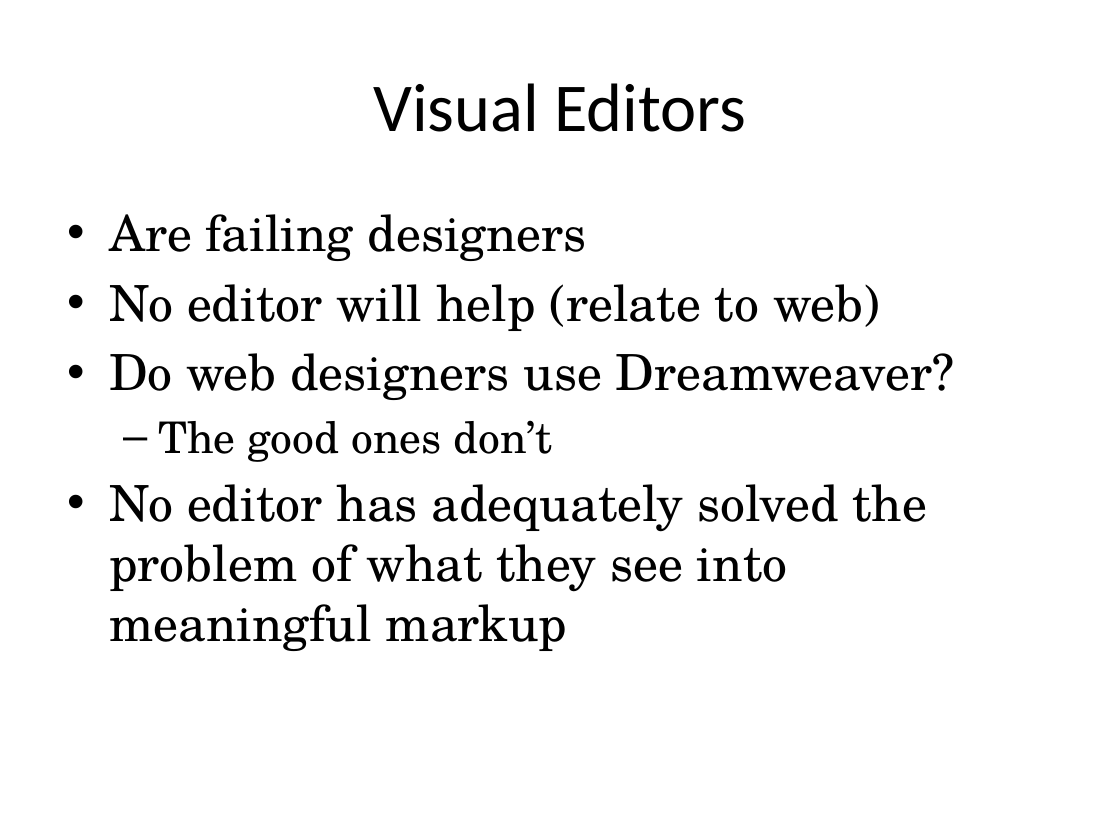
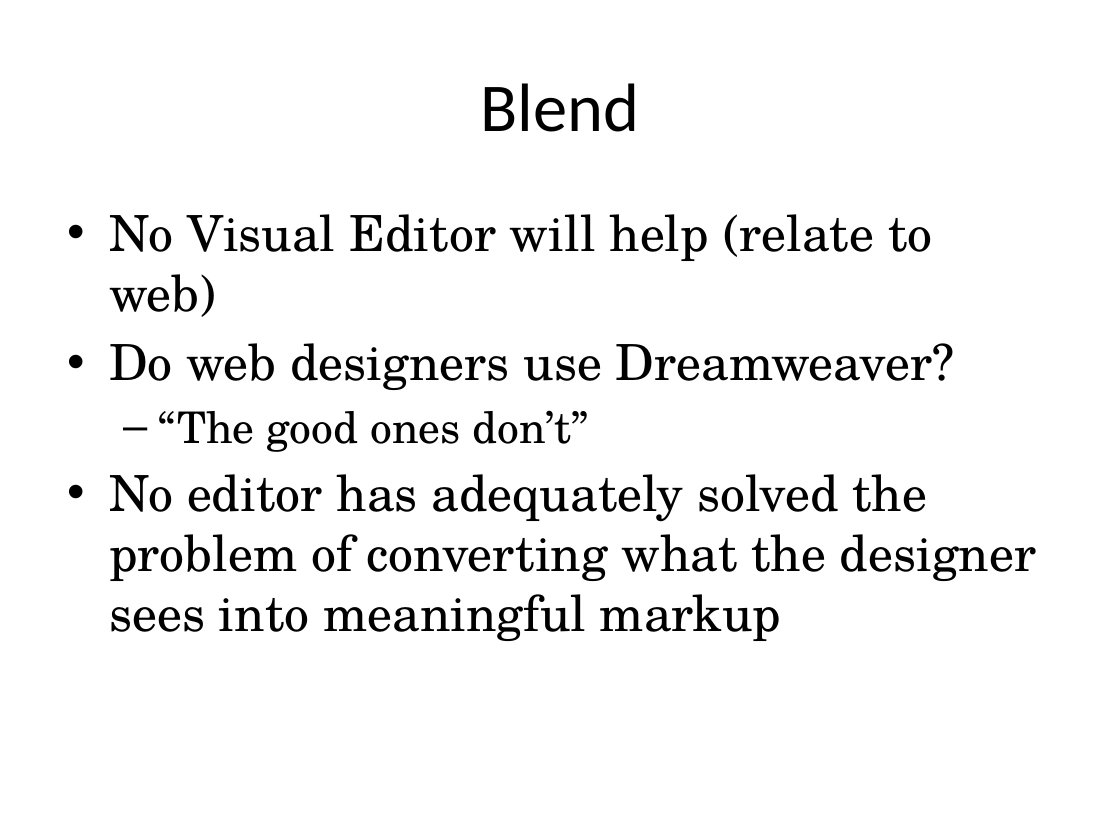
Before and after one commit to RookieOne/JBsWpfExamples, a slide deck: slide 54 of Adv WPF Workshop.pptx. Drawn at 1120x840 pixels with LibreOffice and Linux fonts; fonts in the diff are those of the drawing. Boxes give left, top, right and bottom in pixels: in the first picture for what was removed or moved away, otherwise in the second. Text is boxed around its words. In the diff, an @@ line names an element or a change of style, - is before the commit and + after.

```diff
--- a/Adv WPF Workshop.pptx
+++ b/Adv WPF Workshop.pptx
@@ title at (480,83,639,132): text changed @@
-Visual Editors
+Blend
@@ text at (109,214,932,317): text changed @@
-• Are failing designers
-• No editor will help (relate to web)
+• No Visual Editor will help (relate to web)
@@ text at (109,410,1036,641): text changed @@
-  – The good ones don’t
-• No editor has adequately solved the problem of what they see into meaningful markup
+  – “The good ones don’t”
+• No editor has adequately solved the problem of converting what the designer sees into meaningful markup
```
Also in this commit, not shown: 30 other slides changed, 8 slides added, 8 slides removed, 8 other files.
